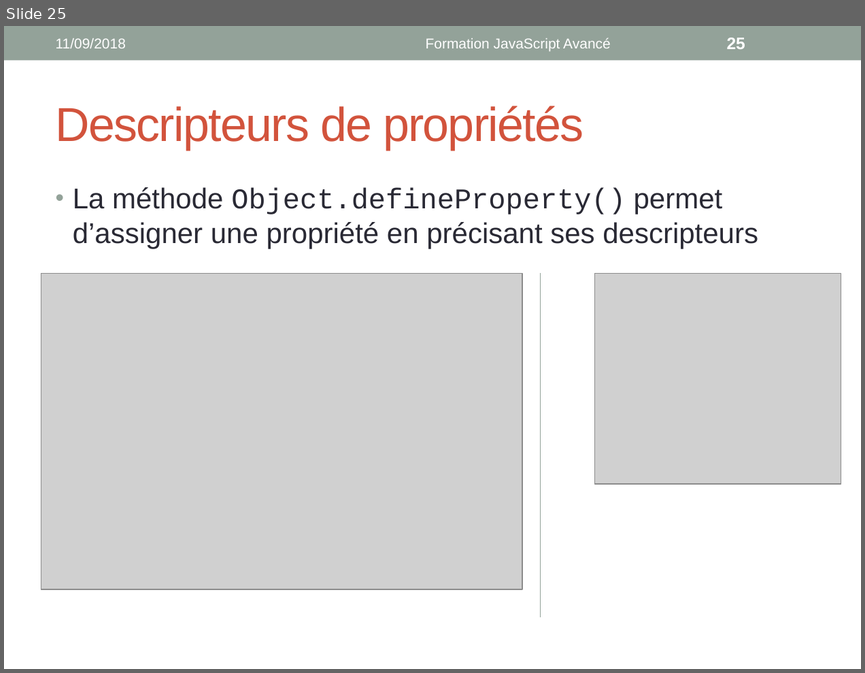
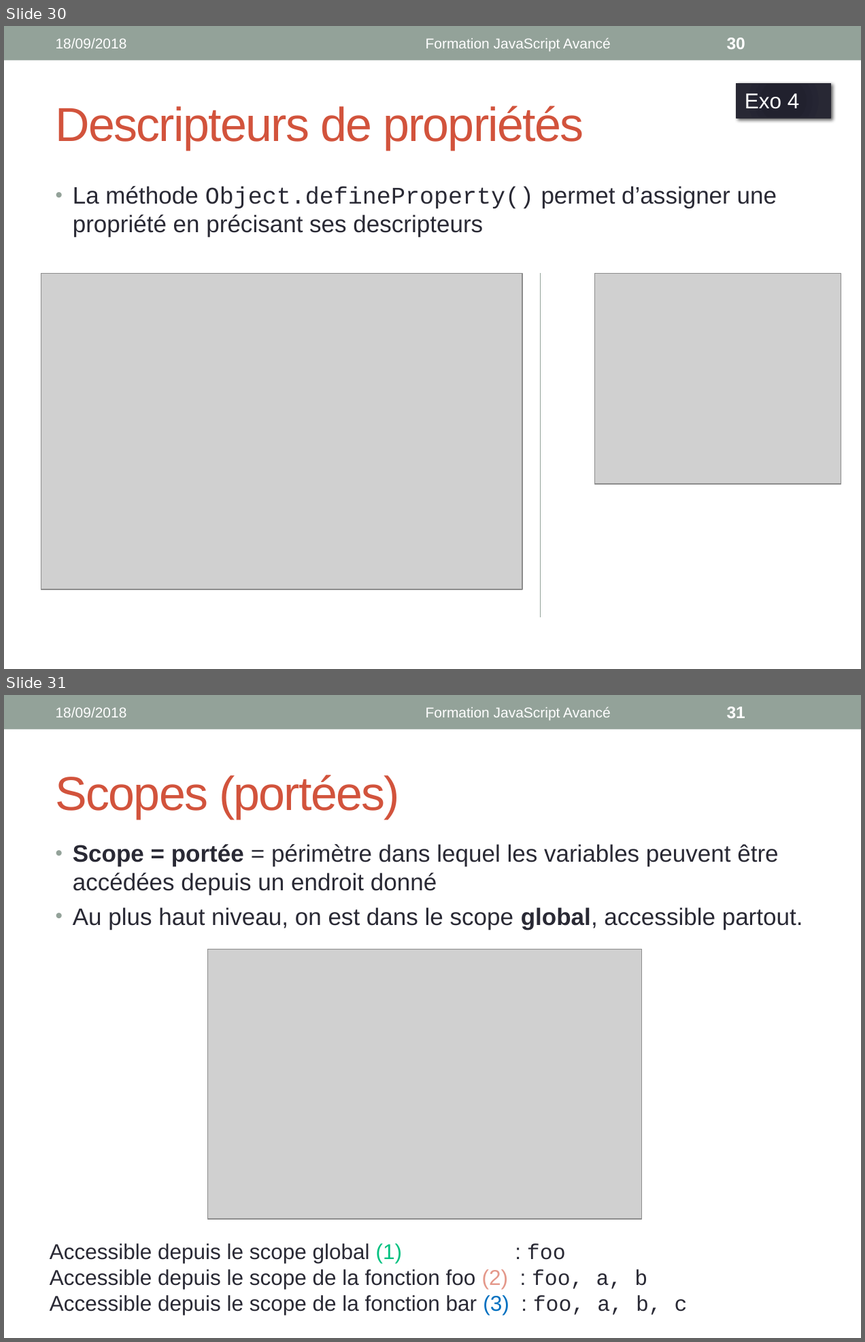
Before and after one commit to worldline/JS-Training, a slide deck: presenter_slides.pptx. Shown one above the other, each under a label of ours: slide 25 before the commit, slides 30 and 31 after it. The pictures are 865x673 and 865x1342 pixels, drawn with LibreOffice and Linux fonts; fonts in the diff are those of the drawing; grey boxes stand for pictures. Boxes give left, top, right and bottom in pixels: in the first picture for what was removed or moved away, otherwise in the second. Text is boxed around its words. In the diff, an @@ line names an element or a change of style, - is before the commit and + after.

```diff
--- a/presenter_slides.pptx
+++ b/presenter_slides.pptx
@@ slide 31 added at bbox=[4, 695, 861, 1338], background #FFFFFF; not listed: 1 template element that a slide beside it also shows @@
@@ text added at bbox=[56, 707, 127, 717], 12 pt, text #FFFFFF @@
+18/09/2018
@@ text added at bbox=[426, 707, 611, 720], 12 pt, text #FFFFFF @@
+Formation JavaScript Avancé
@@ page number added at bbox=[727, 707, 745, 718], 14 pt, text #FFFFFF, bold @@
+31
@@ title added at bbox=[56, 775, 400, 819], 40 pt, text #D2533C @@
+Scopes (portées)
@@ text added at bbox=[73, 844, 803, 930], 20 pt, text #292934 @@
+• Scope = portée = périmètre dans lequel les variables peuvent être accédées depuis un endroit donné
+• Au plus haut niveau, on est dans le scope global, accessible partout.
@@ picture added at bbox=[208, 949, 641, 1219] @@
@@ text added at bbox=[50, 1243, 687, 1314], 18 pt, text #292934 @@
+Accessible depuis le scope global (1) : foo
+Accessible depuis le scope de la fonction foo (2) : foo, a, b
+Accessible depuis le scope de la fonction bar (3) : foo, a, b, c
@@ what was slide 25 is now slide 30 @@
@@ slide 30 changed as well @@
@@ text at bbox=[56, 38, 127, 48]: text changed @@
-11/09/2018
+18/09/2018
@@ page number at bbox=[727, 38, 745, 49]: text changed @@
-25
+30
@@ rectangle added at bbox=[736, 83, 830, 118], fill gradient #21212F to #21212E to #252534 to #292934, outline #292934 0.75 pt, 18 pt, text #FFFFFF @@
+Exo 4
@@ text "La méthode Object.defineProperty() permet d’assigner ..." at bbox=[73, 186, 776, 237]: size 24 to 20 pt @@
```
Also in this commit, not shown: 30 other slides changed, 39 other slides added.
